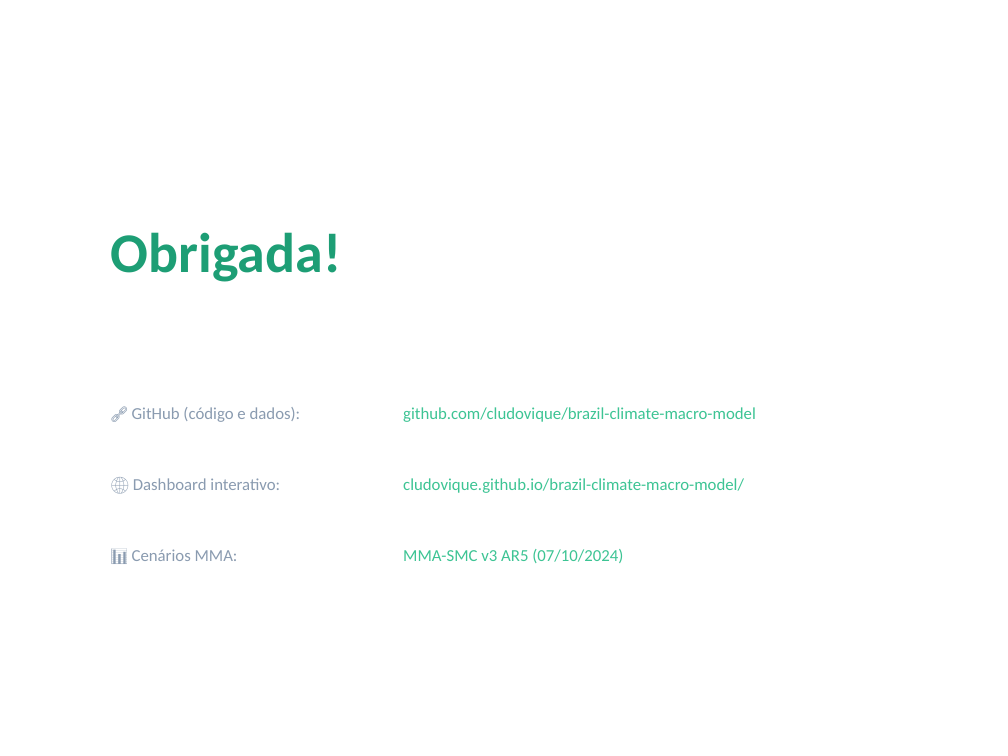
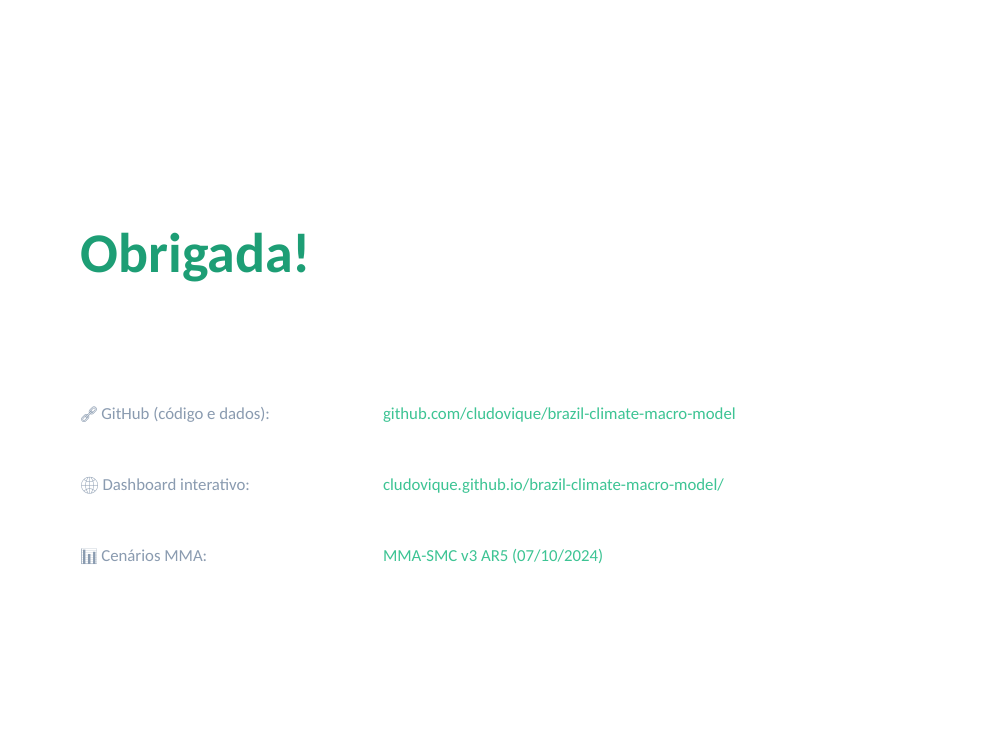
Before and after one commit to cludovique/brazil-climate-macro-model, a slide deck: slide 11 of docs/MIP_MMA_PPE_apresentacao.pptx. Drawn at 1008x756 pixels with LibreOffice and Linux fonts; fonts in the diff are those of the drawing. Boxes give left, top, right and bottom in pixels: in the first picture for what was removed or moved away, otherwise in the second. Text is boxed around its words. In the diff, an @@ line names an element or a change of style, - is before the commit and + after.

```diff
--- a/docs/MIP_MMA_PPE_apresentacao.pptx
+++ b/docs/MIP_MMA_PPE_apresentacao.pptx
@@ text "github.com/cludovique/brazil-climate-macro-model": place and size @@
-text "github.com/cludovique/brazil-climate-macro-model" at bbox=[403, 407, 756, 422]
+text "github.com/cludovique/brazil-climate-macro-model" at bbox=[383, 407, 736, 422]
@@ text "cludovique.github.io/brazil-climate-macro-model/": place and size @@
-text "cludovique.github.io/brazil-climate-macro-model/" at bbox=[403, 478, 744, 493]
+text "cludovique.github.io/brazil-climate-macro-model/" at bbox=[383, 478, 724, 493]
@@ 4 texts: place and size @@
-4 texts at bbox=[111, 232, 341, 561]
+4 texts at bbox=[81, 232, 311, 561]
@@ text "MMA-SMC v3 AR5 (07/10/2024)": place and size @@
-text "MMA-SMC v3 AR5 (07/10/2024)" at bbox=[403, 549, 623, 563]
+text "MMA-SMC v3 AR5 (07/10/2024)" at bbox=[383, 549, 603, 563]
```
Also in this commit, not shown: 10 other slides changed, 1 other file.
